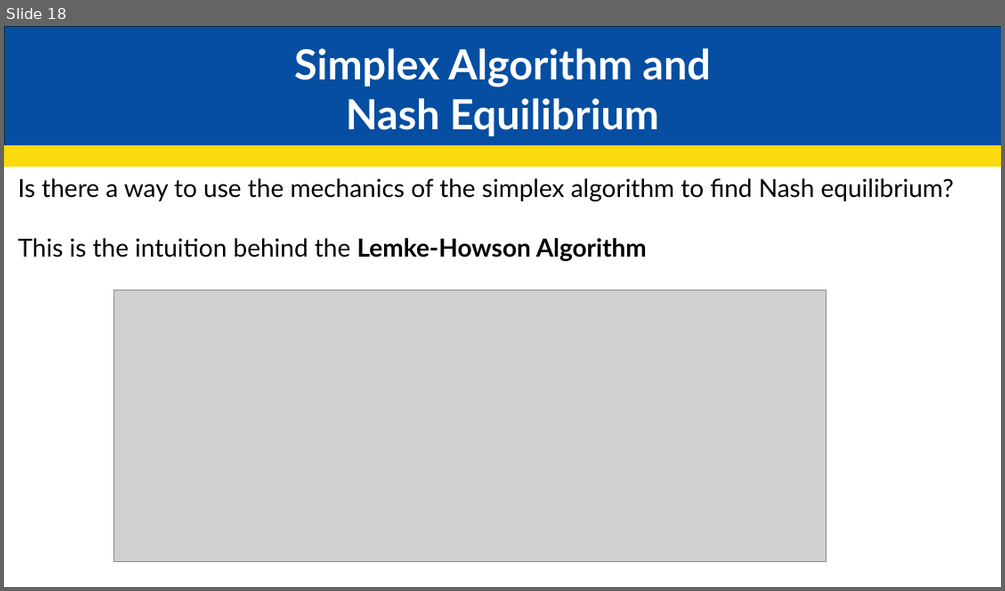
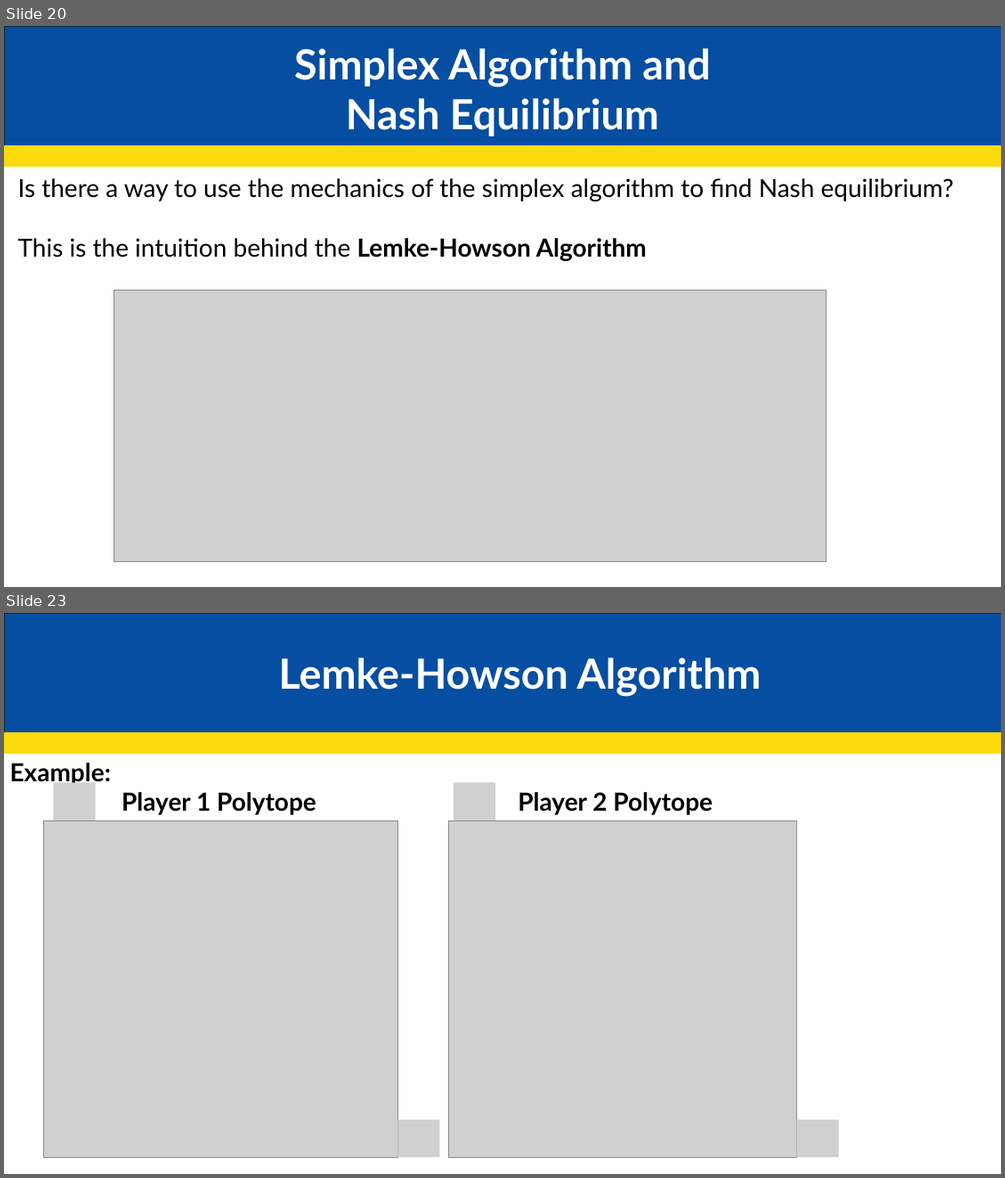
Before and after one commit to JakeCisc210/Candidacy, a slide deck: Reading Course/Presentations/Advanced Game Theory.pptx. Shown one above the other, each under a label of ours: slide 18 before the commit, slides 20 and 23 after it; the slides between them are not shown. The pictures are 1005x591 and 1005x1178 pixels, drawn with LibreOffice and Linux fonts; fonts in the diff are those of the drawing; grey boxes stand for pictures. Boxes give left, top, right and bottom in pixels: in the first picture for what was removed or moved away, otherwise in the second. Text is boxed around its words. In the diff, an @@ line names an element or a change of style, - is before the commit and + after.

```diff
--- a/Reading Course/Presentations/Advanced Game Theory.pptx
+++ b/Reading Course/Presentations/Advanced Game Theory.pptx
@@ slide 23 added at <box>4,613,1001,1174</box>, background #FFFFFF @@
@@ rectangle added at <box>5,613,1001,732</box>, fill #064EA1, outline #092A39 1.5 pt @@
@@ text added at <box>279,657,761,697</box>, 40 pt, text #FFFFFF, bold @@
+Lemke-Howson Algorithm
@@ rectangle added at <box>4,732,1001,753</box>, fill #FBDB0E, outline #FBDB0E 1.5 pt @@
@@ text added at <box>10,763,111,787</box>, 24 pt, text #000000, bold @@
+  Example:
@@ picture added at <box>53,783,96,820</box> @@
@@ text added at <box>121,792,316,815</box>, 24 pt, text #000000, bold @@
+  Player 1 Polytope
@@ picture added at <box>453,783,495,820</box> @@
@@ text added at <box>518,792,712,815</box>, 24 pt, text #000000, bold @@
+  Player 2 Polytope
@@ picture added at <box>44,820,397,1157</box> @@
@@ picture added at <box>449,820,797,1157</box> @@
@@ picture added at <box>398,1119,440,1157</box> @@
@@ picture added at <box>797,1119,839,1157</box> @@
@@ what was slide 18 is now slide 20 @@
```
Also in this commit, not shown: 2 slides changed, 10 other slides added.
